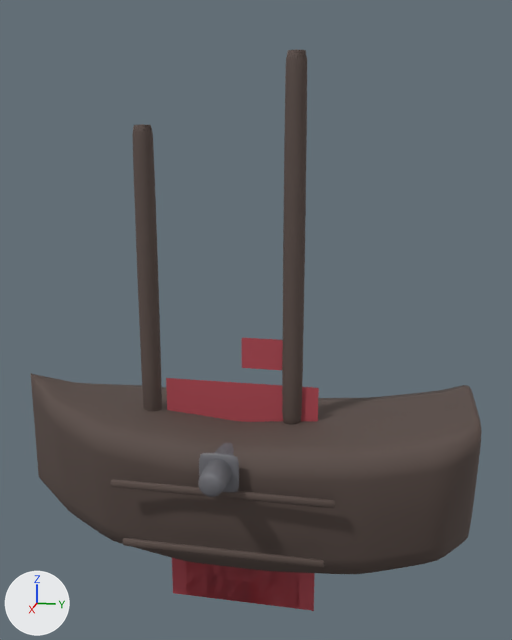
A saved change to the FBX model Assets/Models/boat000.fbx.
One viewpoint serves both versions: a 50 mm camera at (3.17, 0.71, 1.81) aimed at (-0.04, 0.07, 1.0). Arrows for +X, +Y and +Z are at lower left; the lights stay in place. The first picture is the older version. Where no turn or scale is listed for an object, it has been applied to the vertices.

The older version as bpy lines, for what is in view:
```python
me_cube_003 = bpy.data.meshes.new('Cube.003')
me_cube_003.from_pydata(...)  # 24 vertices, 26 faces; spans x 0.425..0.445, y -0.5..0.5, z 0.322..0.358
me_cube_003.materials.append(mat_boatwood)  # brown #594b45
me_plane = bpy.data.meshes.new('Plane')
me_plane.from_pydata(...)  # 81 vertices, 64 faces; spans x 0.0, y -0.3..0.3, z -0.5..0.5
me_plane.materials.append(mat_boatsail)  # red #ad4550
me_plane_001 = bpy.data.meshes.new('Plane.001')
me_plane_001.from_pydata(...)  # 81 vertices, 64 faces; spans x 0.0, y -0.375..0.375, z -0.6..0.6
me_plane_001.materials.append(mat_boatsail)  # red #ad4550
me_plane_002 = bpy.data.meshes.new('Plane.002')
me_plane_002.from_pydata(...)  # 25 vertices, 16 faces; spans x 0.0, y -0.125..0.125, z -0.075..0.075
me_plane_002.materials.append(mat_boatsail)  # red #ad4550
ob_flag = bpy.data.objects.new('Flag', me_plane_002)
ob_flag.location = (0.0, 0.13, 0.85)
ob_mainwale_r = bpy.data.objects.new('MainWale_R', me_cube_003)
ob_mainwale_r.location = (0.0, 0.0, 0.0)
ob_sailfore = bpy.data.objects.new('SailFore', me_plane)
ob_sailfore.location = (0.0, 0.0, 0.0)
ob_sailmain = bpy.data.objects.new('SailMain', me_plane_001)
ob_sailmain.location = (0.0, 0.0, 0.1)
# also in view: 'Hull' at (0.0, 0.0, 0.28); 'MastFore' at (0.0, -0.45, 1.2); 'MastMain' at (0.0, 0.25, 1.35); 'CannonPort_R' at (0.42, 0.0, 0.45); 'Waterline_R' at (0.43, 0.0, 0.05)
```
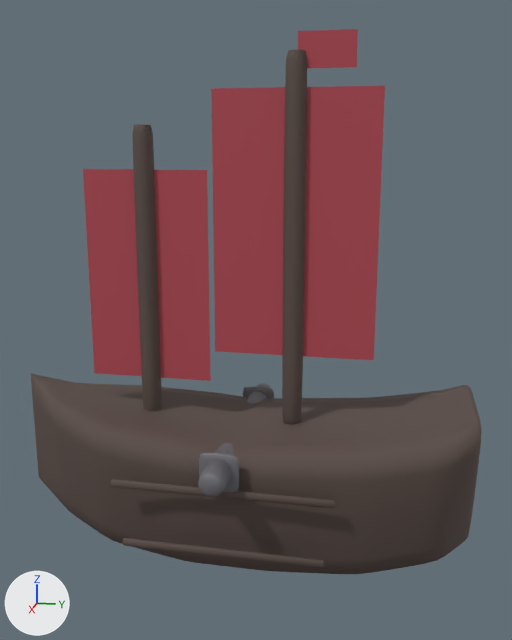
Commit message: boat000: fix transform_apply eating object location (use mesh.transform)

Where the newer file only moved an object's origin or applied its transform, the numbers keep the older frame.

Where the change shows, as pixel boxes (x1, y1, x2, y2) in the pictures (512 x 640 px):
'SailMain', moved
    before: (166, 378, 319, 611)
    after: (211, 86, 385, 360)
'SailFore', moved
    before: (186, 562, 300, 609)
    after: (83, 169, 211, 381)
'Flag', moved
    before: (242, 338, 283, 370)
    after: (298, 29, 358, 68)

What changed in the scene script:
```text
Change ob_sailmain:
    ob_sailmain.location: (0.0, 0.0, 0.1) -> (0.0, 0.25, 1.45)
Change ob_flag:
    ob_flag.location: (0.0, 0.13, 0.85) -> (0.0, 0.38, 2.2)
Change ob_sailfore:
    ob_sailfore.location: (0.0, 0.0, 0.0) -> (0.0, -0.45, 1.2)
```
